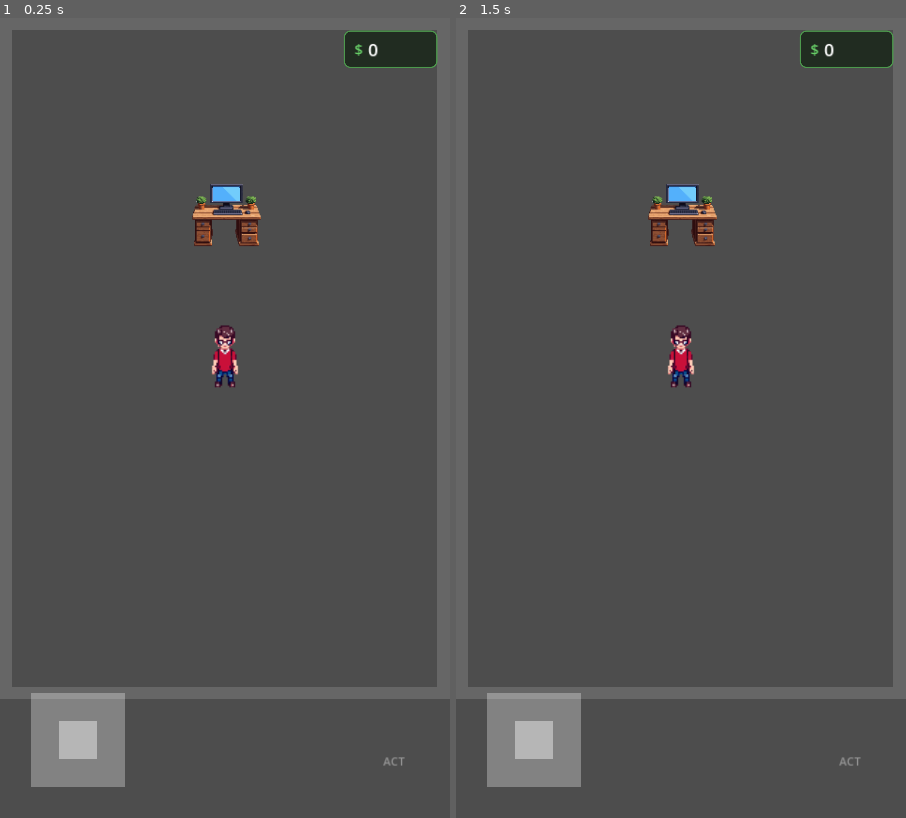
Above: before the commit, frames 1-2 (left to right).
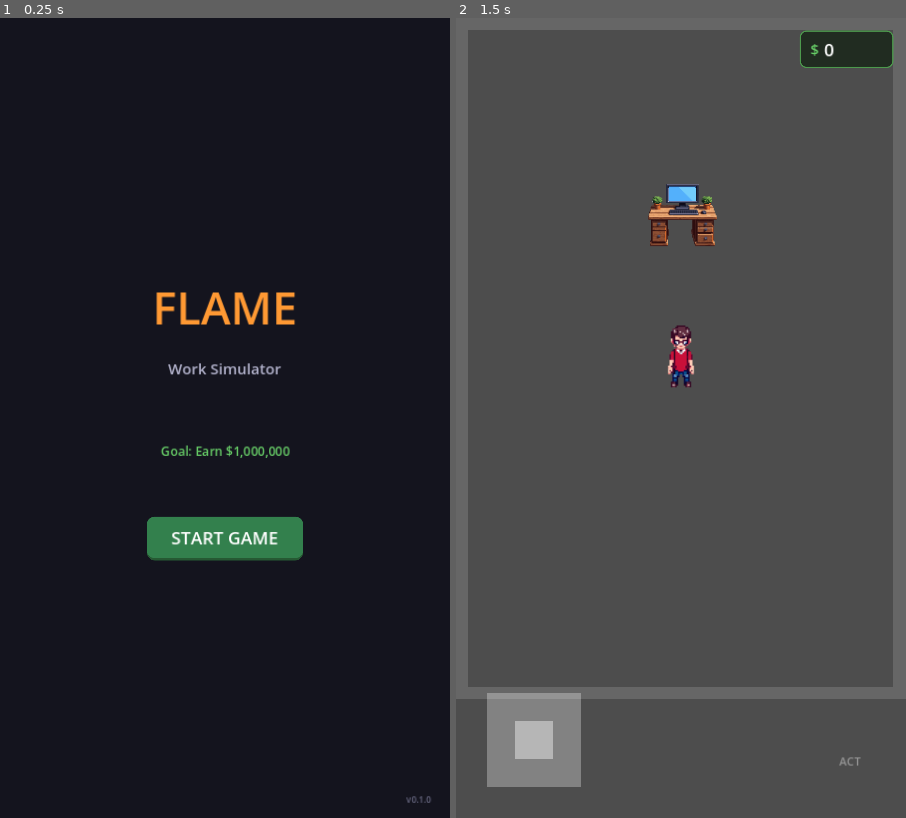
Above: after the commit, the same moments.

Repository: krlz-dev/flame
Game: Godot game, scene res://menu.tscn
Two runs of this game, one before a commit and one after it. Both use one fixed random seed, a clock stepped at 60 frames per second and the inputs below. Before the commit the project starts from res://main.tscn.
Inputs (mouse positions are in pixels of both pictures, inside the frame that each line leads up to):
- Up to frame 1 (0.25 s): no input
- Up to frame 2 (1.5 s): click (681, 538) at 0.5 s, where only the run after the commit has a clickable "START GAME"; tap Enter at 1.25 s; move the mouse to (780, 378) at 1.27 s; click (780, 378) at 1.42 s

The runs differ from the first frame. In frame 1, 99% of the frame differs, in the area x 0-100%, y 0-100%; in frame 2, nothing differs.

Commit message:
Add main menu and win condition ($1,000,000 goal)
- Main menu with "FLAME" title and Start Game button
- Goal display: Earn $1,000,000 to win
- Win screen with congratulations and options:
  - Play Again (restart)
  - Main Menu (return to menu)
- Game checks win condition after each job completion
- Updated project name from SquareRunner to Flame
- Menu is now the main scene

🤖 Generated with [Claude Code](https://claude.com/claude-code)

Co-Authored-By: Claude Opus 4.5 <noreply@anthropic.com>

Diff:
--- a/main.tscn
+++ b/main.tscn
@@ -6,6 +6,7 @@
 [ext_resource type="Script" path="res://ui/job_menu.gd" id="4_jobmenu"]
 [ext_resource type="Script" path="res://ui/work_progress_bar.gd" id="5_progress"]
 [ext_resource type="Script" path="res://ui/money_display.gd" id="6_money"]
+[ext_resource type="Script" path="res://ui/win_screen.gd" id="7_win"]
 
 [node name="World" type="Node2D"]
 script = ExtResource("1_world")
@@ -80,3 +81,12 @@
 grow_horizontal = 2
 grow_vertical = 2
 script = ExtResource("4_jobmenu")
+
+[node name="WinScreen" type="Control" parent="CanvasLayer/UI"]
+layout_mode = 1
+anchors_preset = 15
+anchor_right = 1.0
+anchor_bottom = 1.0
+grow_horizontal = 2
+grow_vertical = 2
+script = ExtResource("7_win")
--- /dev/null
+++ b/menu.tscn
@@ -0,0 +1,12 @@
+[gd_scene load_steps=2 format=3 uid="uid://menu000001"]
+
+[ext_resource type="Script" path="res://ui/main_menu.gd" id="1_menu"]
+
+[node name="MainMenu" type="Control"]
+layout_mode = 3
+anchors_preset = 15
+anchor_right = 1.0
+anchor_bottom = 1.0
+grow_horizontal = 2
+grow_vertical = 2
+script = ExtResource("1_menu")
--- a/project.godot
+++ b/project.godot
@@ -10,8 +10,8 @@
 
 [application]
 
-config/name="SquareRunner"
-run/main_scene="res://main.tscn"
+config/name="Flame"
+run/main_scene="res://menu.tscn"
 config/features=PackedStringArray("4.3", "Mobile")
 
 [display]
--- /dev/null
+++ b/ui/main_menu.gd
@@ -0,0 +1,120 @@
+class_name MainMenu
+extends Control
+
+## Main menu screen
+
+const GOAL_AMOUNT = 1_000_000
+
+func _ready() -> void:
+	_create_ui()
+
+func _create_ui() -> void:
+	# Background
+	var bg = ColorRect.new()
+	bg.color = Color(0.08, 0.08, 0.12)
+	bg.set_anchors_preset(Control.PRESET_FULL_RECT)
+	add_child(bg)
+
+	# Main container
+	var center = CenterContainer.new()
+	center.set_anchors_preset(Control.PRESET_FULL_RECT)
+	add_child(center)
+
+	var vbox = VBoxContainer.new()
+	vbox.add_theme_constant_override("separation", 30)
+	center.add_child(vbox)
+
+	# Title
+	var title = Label.new()
+	title.text = "FLAME"
+	title.horizontal_alignment = HORIZONTAL_ALIGNMENT_CENTER
+	title.add_theme_font_size_override("font_size", 72)
+	title.add_theme_color_override("font_color", Color(1.0, 0.6, 0.2))
+	vbox.add_child(title)
+
+	# Subtitle
+	var subtitle = Label.new()
+	subtitle.text = "Work Simulator"
+	subtitle.horizontal_alignment = HORIZONTAL_ALIGNMENT_CENTER
+	subtitle.add_theme_font_size_override("font_size", 24)
+	subtitle.add_theme_color_override("font_color", Color(0.7, 0.7, 0.8))
+	vbox.add_child(subtitle)
+
+	# Spacer
+	var spacer = Control.new()
+	spacer.custom_minimum_size = Vector2(0, 40)
+	vbox.add_child(spacer)
+
+	# Goal info
+	var goal_label = Label.new()
+	goal_label.text = "Goal: Earn $%s" % _format_money(GOAL_AMOUNT)
+	goal_label.horizontal_alignment = HORIZONTAL_ALIGNMENT_CENTER
+	goal_label.add_theme_font_size_override("font_size", 20)
+	goal_label.add_theme_color_override("font_color", Color(0.4, 0.8, 0.4))
+	vbox.add_child(goal_label)
+
+	# Spacer
+	var spacer2 = Control.new()
+	spacer2.custom_minimum_size = Vector2(0, 30)
+	vbox.add_child(spacer2)
+
+	# Start button
+	var start_btn = Button.new()
+	start_btn.text = "START GAME"
+	start_btn.custom_minimum_size = Vector2(250, 70)
+	start_btn.pressed.connect(_on_start_pressed)
+
+	var btn_style = StyleBoxFlat.new()
+	btn_style.bg_color = Color(0.2, 0.5, 0.3)
+	btn_style.corner_radius_top_left = 12
+	btn_style.corner_radius_top_right = 12
+	btn_style.corner_radius_bottom_left = 12
+	btn_style.corner_radius_bottom_right = 12
+	btn_style.border_width_bottom = 4
+	btn_style.border_color = Color(0.15, 0.35, 0.2)
+	start_btn.add_theme_stylebox_override("normal", btn_style)
+
+	var btn_hover = StyleBoxFlat.new()
+	btn_hover.bg_color = Color(0.25, 0.6, 0.35)
+	btn_hover.corner_radius_top_left = 12
+	btn_hover.corner_radius_top_right = 12
+	btn_hover.corner_radius_bottom_left = 12
+	btn_hover.corner_radius_bottom_right = 12
+	btn_hover.border_width_bottom = 4
+	btn_hover.border_color = Color(0.18, 0.4, 0.25)
+	start_btn.add_theme_stylebox_override("hover", btn_hover)
+
+	var btn_pressed = StyleBoxFlat.new()
+	btn_pressed.bg_color = Color(0.15, 0.4, 0.25)
+	btn_pressed.corner_radius_top_left = 12
+	btn_pressed.corner_radius_top_right = 12
+	btn_pressed.corner_radius_bottom_left = 12
+	btn_pressed.corner_radius_bottom_right = 12
+	start_btn.add_theme_stylebox_override("pressed", btn_pressed)
+
+	start_btn.add_theme_font_size_override("font_size", 28)
+	start_btn.add_theme_color_override("font_color", Color.WHITE)
+	vbox.add_child(start_btn)
+
+	# Version
+	var version = Label.new()
+	version.text = "v0.1.0"
+	version.set_anchors_preset(Control.PRESET_BOTTOM_RIGHT)
+	version.position = Vector2(-70, -40)
+	version.add_theme_font_size_override("font_size", 14)
+	version.add_theme_color_override("font_color", Color(0.4, 0.4, 0.5))
+	add_child(version)
+
+func _format_money(amount: int) -> String:
+	var s = str(amount)
+	var result = ""
+	var count = 0
+	for i in range(s.length() - 1, -1, -1):
+		if count > 0 and count % 3 == 0:
+			result = "," + result
+		result = s[i] + result
+		count += 1
+	return result
+
+func _on_start_pressed() -> void:
+	get_tree().change_scene_to_file("res://main.tscn")
--- /dev/null
+++ b/ui/win_screen.gd
@@ -0,0 +1,131 @@
+class_name WinScreen
+extends Control
+
+## Victory screen when player reaches $1,000,000
+
+signal play_again
+signal main_menu
+
+func _ready() -> void:
+	visible = false
+	_create_ui()
+
+func _create_ui() -> void:
+	# Background overlay
+	var bg = ColorRect.new()
+	bg.color = Color(0.0, 0.0, 0.0, 0.85)
+	bg.set_anchors_preset(Control.PRESET_FULL_RECT)
+	add_child(bg)
+
+	# Center container
+	var center = CenterContainer.new()
+	center.set_anchors_preset(Control.PRESET_FULL_RECT)
+	add_child(center)
+
+	var panel = PanelContainer.new()
+	var panel_style = StyleBoxFlat.new()
+	panel_style.bg_color = Color(0.1, 0.15, 0.1)
+	panel_style.corner_radius_top_left = 20
+	panel_style.corner_radius_top_right = 20
+	panel_style.corner_radius_bottom_left = 20
+	panel_style.corner_radius_bottom_right = 20
+	panel_style.border_width_left = 3
+	panel_style.border_width_right = 3
+	panel_style.border_width_top = 3
+	panel_style.border_width_bottom = 3
+	panel_style.border_color = Color(0.4, 0.7, 0.3)
+	panel.add_theme_stylebox_override("panel", panel_style)
+	center.add_child(panel)
+
+	var margin = MarginContainer.new()
+	margin.add_theme_constant_override("margin_left", 50)
+	margin.add_theme_constant_override("margin_right", 50)
+	margin.add_theme_constant_override("margin_top", 40)
+	margin.add_theme_constant_override("margin_bottom", 40)
+	panel.add_child(margin)
+
+	var vbox = VBoxContainer.new()
+	vbox.add_theme_constant_override("separation", 25)
+	margin.add_child(vbox)
+
+	# Trophy icon (text-based)
+	var trophy = Label.new()
+	trophy.text = "WINNER"
+	trophy.horizontal_alignment = HORIZONTAL_ALIGNMENT_CENTER
+	trophy.add_theme_font_size_override("font_size", 48)
+	trophy.add_theme_color_override("font_color", Color(1.0, 0.85, 0.0))
+	vbox.add_child(trophy)
+
+	# Congratulations
+	var congrats = Label.new()
+	congrats.text = "CONGRATULATIONS!"
+	congrats.horizontal_alignment = HORIZONTAL_ALIGNMENT_CENTER
+	congrats.add_theme_font_size_override("font_size", 32)
+	congrats.add_theme_color_override("font_color", Color(0.4, 0.9, 0.4))
+	vbox.add_child(congrats)
+
+	# Message
+	var message = Label.new()
+	message.text = "You earned $1,000,000!"
+	message.horizontal_alignment = HORIZONTAL_ALIGNMENT_CENTER
+	message.add_theme_font_size_override("font_size", 22)
+	message.add_theme_color_override("font_color", Color(0.8, 0.8, 0.9))
+	vbox.add_child(message)
+
+	# Spacer
+	var spacer = Control.new()
+	spacer.custom_minimum_size = Vector2(0, 20)
+	vbox.add_child(spacer)
+
+	# Buttons container
+	var btn_container = HBoxContainer.new()
+	btn_container.add_theme_constant_override("separation", 20)
+	btn_container.alignment = BoxContainer.ALIGNMENT_CENTER
+	vbox.add_child(btn_container)
+
+	# Play Again button
+	var play_btn = _create_button("PLAY AGAIN", Color(0.2, 0.5, 0.3))
+	play_btn.pressed.connect(_on_play_again)
+	btn_container.add_child(play_btn)
+
+	# Menu button
+	var menu_btn = _create_button("MAIN MENU", Color(0.4, 0.4, 0.5))
+	menu_btn.pressed.connect(_on_main_menu)
+	btn_container.add_child(menu_btn)
+
+func _create_button(text: String, color: Color) -> Button:
+	var btn = Button.new()
+	btn.text = text
+	btn.custom_minimum_size = Vector2(160, 50)
+
+	var style = StyleBoxFlat.new()
+	style.bg_color = color
+	style.corner_radius_top_left = 8
+	style.corner_radius_top_right = 8
+	style.corner_radius_bottom_left = 8
+	style.corner_radius_bottom_right = 8
+	btn.add_theme_stylebox_override("normal", style)
+
+	var hover = StyleBoxFlat.new()
+	hover.bg_color = color.lightened(0.15)
+	hover.corner_radius_top_left = 8
+	hover.corner_radius_top_right = 8
+	hover.corner_radius_bottom_left = 8
+	hover.corner_radius_bottom_right = 8
+	btn.add_theme_stylebox_override("hover", hover)
+
+	btn.add_theme_font_size_override("font_size", 18)
+	btn.add_theme_color_override("font_color", Color.WHITE)
+
+	return btn
+
+func show_win() -> void:
+	visible = true
+
+func _on_play_again() -> void:
+	play_again.emit()
+	get_tree().reload_current_scene()
+
+func _on_main_menu() -> void:
+	main_menu.emit()
+	get_tree().change_scene_to_file("res://menu.tscn")
--- a/world.gd
+++ b/world.gd
@@ -1,6 +1,8 @@
 extends Node2D
 
 ## ECS World - manages all entities and systems
+
+const GOAL_AMOUNT = 1_000_000
 
 # Systems
 var systems: Array[System] = []
@@ -20,6 +22,9 @@
 @onready var job_menu: JobMenu = $CanvasLayer/UI/JobMenu
 @onready var progress_bar: WorkProgressBar = $CanvasLayer/UI/ProgressBar
 @onready var money_display: MoneyDisplay = $CanvasLayer/UI/MoneyDisplay
+@onready var win_screen: WinScreen = $CanvasLayer/UI/WinScreen
+
+var game_won: bool = false
 
 func _ready() -> void:
 	# Enable Y-sorting for proper depth ordering
@@ -115,10 +120,16 @@
 func _on_work_completed(reward: int) -> void:
 	progress_bar.hide_bar()
 
-	# Update money display
+	# Update money display and check win condition
 	if player.has_meta("money"):
 		var money_comp: MoneyComponent = player.get_meta("money")
 		money_display.set_amount(money_comp.amount)
+
+		# Check for win
+		if money_comp.amount >= GOAL_AMOUNT and not game_won:
+			game_won = true
+			win_screen.show_win()
+			return
 
 	# Re-enable action button if still near workstation
 	var nearby = interaction_system.get_nearby_workstation()
Not shown: 1 places in main.tscn that only renumber resources
